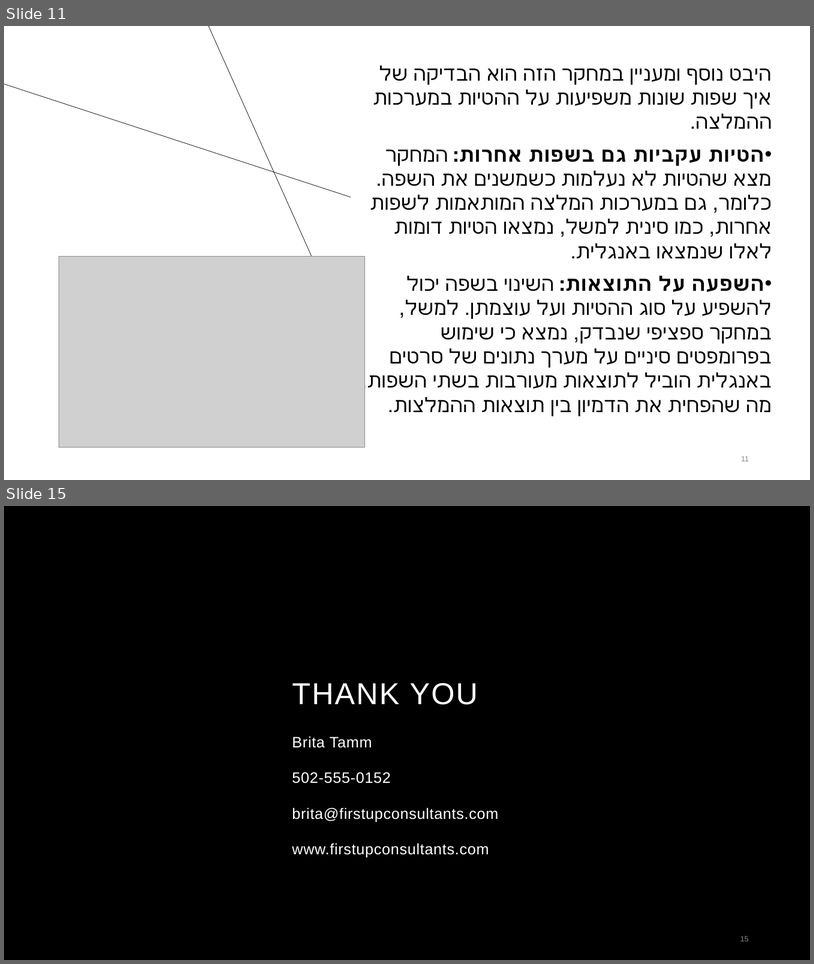
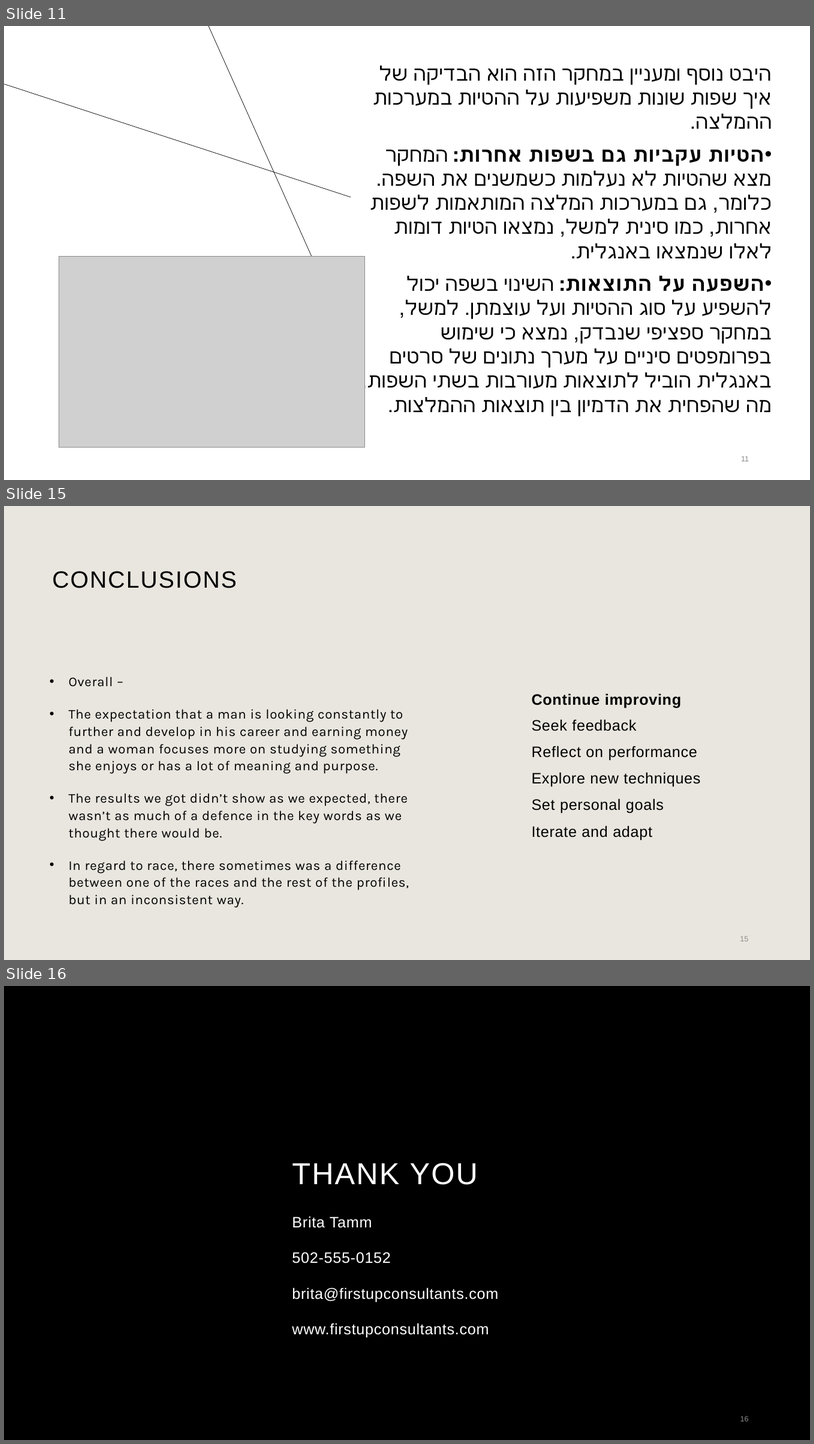
Before and after one commit to mayanaor1/Final-Project, a slide deck: Final project.pptx. Shown one above the other, each under a label of ours: slides 11 and 15 before the commit, slides 11, 15 and 16 after it; the slides between them are not shown. The pictures are 814x964 and 814x1444 pixels, drawn with LibreOffice and Linux fonts; fonts in the diff are those of the drawing; grey boxes stand for pictures; background and template pictures are left out. Boxes give left, top, right and bottom in pixels: in the first picture for what was removed or moved away, otherwise in the second. Text is boxed around its words. In the diff, an @@ line names an element or a change of style, - is before the commit and + after.

```diff
--- a/Final project.pptx
+++ b/Final project.pptx
@@ slide 15 added at (4, 506, 810, 960), background #E9E6DF @@
@@ title added at (52, 571, 237, 588), 28 pt, text #000000 @@
+CONCLUSIONS
@@ text added at (69, 676, 409, 907), 16 pt, text #000000 @@
+• Overall –
+• The expectation that a man is looking constantly to further and develop in his career and earning money and a woman focuses more on studying something she enjoys or has a lot of meaning and purpose.
+• The results we got didn’t show as we expected, there wasn’t as much of a defence in the key words as we thought there would be.
+• In regard to race, there sometimes was a difference between one of the races and the rest of the profiles, but in an inconsistent way.
@@ text added at (532, 693, 681, 708), 18 pt, text #000000, bold @@
+Continue improving
@@ text added at (532, 719, 701, 840), 18 pt, text #000000 @@
+Seek feedback
+Reflect on performance
+Explore new techniques
+Set personal goals
+Iterate and adapt
@@ page number added at (740, 936, 749, 941), 9 pt, text #8C8C8C @@
+15
@@ what was slide 15 is now slide 16 @@
```
Also in this commit, not shown: 1 slide changed, 2 other slides added, 2 slides removed.
